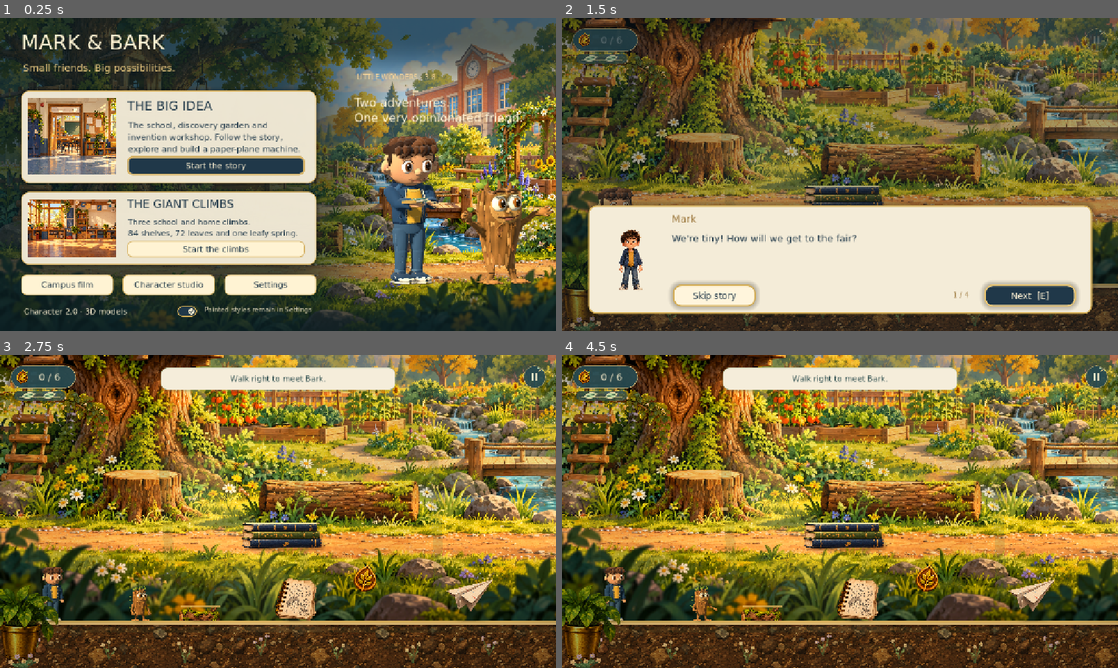
Above: before the commit, frames 1-4 (two rows, left to right).
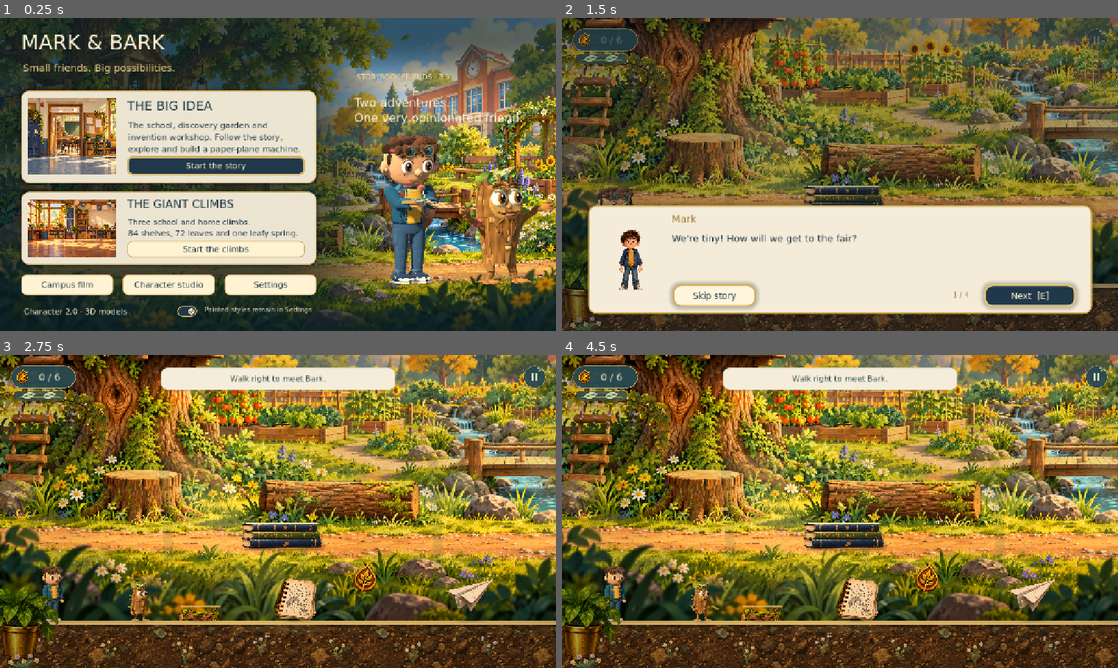
Above: after the commit, the same moments.

Repository: skhaze94-cloud/Mark-and-Bark
Game: Godot game, scene res://scenes/adventures.tscn
Same seed, same stepped clock (60 frames per second), same inputs: the game is played once before the commit and once after it.
Inputs:
- Up to frame 1 (0.25 s): no input
- Up to frame 2 (1.5 s): click "Start the story" at 0.5 s; click "Skip intro [E]" at 1.25 s
- Up to frame 3 (2.75 s): click "Skip story" at 2 s
- Up to frame 4 (4.5 s): click "0 / 6" at 2.75 s; click "Where next?" at 3.5 s; click "Skip story" at 4.25 s

The runs differ from the first frame. In frame 1, 2.7% of the frame differs, in the area x 64-100%, y 17-86%; in frame 2, 0.1%; in frame 3, 0.3%; in frame 4, 0.2%.

Commit message:
Release 3.9 Storybook Friends character redesign
Give Mark goggles, a moving scarf, satchel, freckles and teal clothing; give Bark a fuller living canopy, moss, mushrooms, blossom and acorn keepsake. Batch static accessories at their animation pivots and respect pause/reduced motion. Ship Android version 390 with the existing signing identity.

Validated the complete 1321-check suite, final 98-check 3D model suite, finishing motion checks, native studio preview and 84 exact APK resource checks. Physical-phone testing remains outstanding.

Diff:
--- a/project.godot
+++ b/project.godot
@@ -2,7 +2,7 @@
 
 [application]
 config/name="Mark & Bark: The Big Idea"
-config/version="3.8.0 The Secret Life of Little Things"
+config/version="3.9.0 Storybook Friends"
 config/icon="res://assets/app_icon.svg"
 run/main_scene="res://scenes/adventures.tscn"
 config/features=PackedStringArray("4.4", "GL Compatibility")
--- a/scripts/adventures.gd
+++ b/scripts/adventures.gd
@@ -26,7 +26,7 @@
 	whimsy=load("res://scripts/whimsy_layer.gd").new();whimsy.name="WhimsyLayer";whimsy.context="menu";whimsy.controller=self;add_child(whimsy)
 	label(self,"MARK & BARK",Rect2(48,28,780,65),47,"fff3d3")
 	label(self,"Small friends. Big possibilities.",Rect2(52,101,760,35),23,"f0ce83")
-	label(self,"LITTLE WONDERS · 3.8",Rect2(820,126,400,28),16,"f4d39a")
+	label(self,"STORYBOOK FRIENDS · 3.9",Rect2(820,126,400,28),16,"f4d39a")
 	card(Rect2(48,166,680,213))
 	picture("school_hub",Rect2(65,184,202,177))
 	label(self,"THE BIG IDEA",Rect2(292,184,407,40),29)
--- a/scripts/animation_studio.gd
+++ b/scripts/animation_studio.gd
@@ -24,7 +24,7 @@
 func _ready():
 	showcase="--showcase" in OS.get_cmdline_user_args()
 	label("MARK & BARK",Rect2(44,20,650,48),36)
-	label("CHARACTER 2.0  /  3D PERFORMANCE STUDIO  /  3.8",Rect2(47,72,900,30),17,Color("8a713f"))
+	label("CHARACTER 2.0  /  3D PERFORMANCE STUDIO  /  3.9",Rect2(47,72,900,30),17,Color("8a713f"))
 	button("All adventures",Rect2(1040,32,192,52),func():Adventures.go(Adventures.HOME))
 	headline=label("",Rect2(400,24,620,48),22);headline.horizontal_alignment=HORIZONTAL_ALIGNMENT_CENTER
 	label("MARK",Rect2(78,190,270,30),21)
--- a/scripts/characters/bark_model_3d.gd
+++ b/scripts/characters/bark_model_3d.gd
@@ -19,7 +19,7 @@
 		return
 	built = true
 	# Broad living-tree presence, with a modest height increase over the painting.
-	scale = Vector3(1.10,0.90,1.08)
+	scale = Vector3(1.16,0.96,1.12)
 	_materials()
 	var hips = _joint("hips", self, Vector3(0, 0.44, 0))
 	var spine = _joint("spine", hips, Vector3(0, 0.27, 0))
--- /dev/null
+++ b/scripts/characters/character_finishing_3d.gd
@@ -0,0 +1,139 @@
+extends Node3D
+## Joint-mounted sculptural details. Updated only by the character presenter.
+var tails=[]
+var leaves=[]
+var clock=0.0
+var role="mark"
+var materials={}
+var pieces=[]
+
+func mat(id,colour,metal=0.0):
+ if materials.has(id):return materials[id]
+ var m=StandardMaterial3D.new();m.albedo_color=Color(colour);m.roughness=.73;m.metallic=metal
+ if metal>0:m.roughness=.32
+ materials[id]=m;return m
+
+func oval(parent,at,radius,material):
+ var mesh=SphereMesh.new();mesh.radius=1;mesh.height=2;mesh.radial_segments=12;mesh.rings=7
+ var part=MeshInstance3D.new();part.mesh=mesh;part.material_override=material;part.position=at;part.scale=radius;parent.add_child(part);pieces.append(part);return part
+
+func rod(parent,a,b,r,material):
+ var mesh=CylinderMesh.new();mesh.top_radius=r;mesh.bottom_radius=r;mesh.height=a.distance_to(b);mesh.radial_segments=8
+ var part=MeshInstance3D.new();part.mesh=mesh;part.material_override=material;part.position=(a+b)*.5;part.quaternion=Quaternion(Vector3.UP,(b-a).normalized());parent.add_child(part);pieces.append(part);return part
+
+func ring(parent,at,r,thickness,material):
+ var mesh=TorusMesh.new();mesh.inner_radius=r-thickness;mesh.outer_radius=r+thickness;mesh.rings=20;mesh.ring_segments=8
+ var part=MeshInstance3D.new();part.mesh=mesh;part.material_override=material;part.position=at;part.rotation.x=PI/2;parent.add_child(part);pieces.append(part);return part
+
+func pivot(parent,at):
+ var p=Node3D.new();p.position=at;parent.add_child(p);return p
+
+func leaf(parent,at,angle,length_value,width,material):
+ var p=pivot(parent,at);p.rotation=angle
+ var st=SurfaceTool.new();st.begin(Mesh.PRIMITIVE_TRIANGLES)
+ var a=Vector3(0,0,0);var b=Vector3(-width,length_value*.48,.025);var c=Vector3(0,length_value*.52,.07);var d=Vector3(width,length_value*.48,.025);var e=Vector3(0,length_value,0)
+ for v in [a,c,b,b,c,e,e,c,d,d,c,a]:st.add_vertex(v)
+ st.generate_normals();var m=MeshInstance3D.new();m.mesh=st.commit();m.material_override=material;p.add_child(m);pieces.append(m)
+ rod(p,a+Vector3(0,0,.006),c+Vector3(0,0,.006),.004,mat("vein","cfcd7a"))
+ rod(p,c+Vector3(0,0,.006),e,.003,mat("vein","cfcd7a"));return p
+
+func build(model,kind):
+ role=kind
+ if role=="mark":mark_details(model)
+ else:bark_details(model)
+ batch(model)
+
+func mark_details(model):
+ var head=model.joints.head;var spine=model.joints.spine
+ mat("scarf","bd5345").cull_mode=BaseMaterial3D.CULL_DISABLED
+ var brass=mat("brass","dbb96e",.65);var leather=mat("leather","9c563b");var stitch=mat("stitch","f0d39a")
+ # Goggles sit over the hairline; recessed teal glass and raised rims have depth.
+ rod(head,Vector3(-.31,.235,.08),Vector3(-.24,.235,.245),.028,leather)
+ rod(head,Vector3(.31,.235,.08),Vector3(.24,.235,.245),.028,leather)
+ for x in [-.135,.135]:
+  oval(head,Vector3(x,.235,.245),Vector3(.105,.082,.028),leather)
+  ring(head,Vector3(x,.235,.27),.075,.012,brass)
+  oval(head,Vector3(x,.235,.277),Vector3(.062,.062,.012),mat("glass","3f9eaa",.25))
+  oval(head,Vector3(x-.021,.26,.291),Vector3(.018,.008,.004),stitch)
+ rod(head,Vector3(-.05,.235,.278),Vector3(.05,.235,.278),.014,brass)
+ for side in [-1,1]:
+  for i in range(3):oval(head,Vector3(side*(.18+i*.027),-.105+(i%2)*.022,.221-i*.009),Vector3(.007,.008,.004),mat("freckles","ad704e"))
+ # A soft red neckerchief creates a clear colour accent at gameplay size.
+ oval(spine,Vector3(0,.355,.035),Vector3(.17,.075,.115),mat("scarf","bd5345"))
+ oval(spine,Vector3(.13,.315,.16),Vector3(.065,.062,.05),mat("scarflight","ea8260"))
+ for i in range(2):
+  var p=pivot(spine,Vector3(.13+i*.035,.31,.12));p.rotation.z=-.55-i*.2
+  leaf(p,Vector3.ZERO,Vector3(PI,0,0),.34-i*.07,.065,mat("scarf","bd5345"));tails.append(p)
+ # Cross-body leather strap and rounded, gusseted notebook satchel.
+ rod(spine,Vector3(-.23,.26,.16),Vector3(.23,-.23,.19),.026,leather)
+ var bag=pivot(spine,Vector3(.27,-.19,-.035))
+ oval(bag,Vector3.ZERO,Vector3(.15,.20,.115),leather)
+ oval(bag,Vector3(0,.065,.088),Vector3(.158,.11,.043),mat("flap","be7950"))
+ ring(bag,Vector3(0,.015,.135),.024,.007,brass)
+ for i in range(7):oval(bag,Vector3(-.11+i*.036,.09,.127),Vector3(.007,.003,.003),stitch)
+ # A small enamel star pin, visible on the opposite lapel.
+ var pin=pivot(spine,Vector3(-.225,.15,.175))
+ oval(pin,Vector3.ZERO,Vector3(.049,.049,.012),brass)
+ oval(pin,Vector3(0,0,.011),Vector3(.034,.034,.009),mat("pin","4b9d90"))
+ for i in range(4):
+  var angle=i*PI/2
+  rod(pin,Vector3.ZERO+Vector3(0,0,.024),Vector3(cos(angle)*.023,sin(angle)*.023,.024),.004,stitch)
+
+func bark_details(model):
+ var crown=model.joints.crown;var spine=model.joints.spine
+ var green=mat("emerald","49825b");green.cull_mode=BaseMaterial3D.CULL_DISABLED
+ var lime=mat("lime","a6b85f");lime.cull_mode=BaseMaterial3D.CULL_DISABLED
+ var copper=mat("copper","d3924d");copper.cull_mode=BaseMaterial3D.CULL_DISABLED
+ for i in range(11):
+  var a=i*2.39996
+  var p=leaf(crown,Vector3(cos(a)*.22,.04+(i%3)*.035,sin(a)*.17),Vector3(sin(a)*.85,a,cos(a)*-.95),.24+(i%3)*.035,.085,[green,lime,copper][i%3])
+  leaves.append({"node":p,"rest":p.rotation,"phase":float(i)})
+ # Moss pads follow the woody shoulder contours, away from the facial panel.
+ for side in [-1,1]:
+  for i in range(5):oval(spine,Vector3(side*(.25+i*.013),.35-i*.052,-.09),Vector3(.065,.047,.065),green if i%2 else lime)
+ # Two little shelf mushrooms have ivory stalks, curved caps and raised spots.
+ for i in range(2):
+  var p=pivot(spine,Vector3(-.30-i*.07,.36-i*.08,.025))
+  rod(p,Vector3.ZERO,Vector3(-.025,.11,0),.017,mat("stem","ead8af"))
+  oval(p,Vector3(-.025,.11,0),Vector3(.082,.045,.065),mat("cap","c9664b"))
+  for n in range(3):oval(p,Vector3(-.06+n*.035,.143,.012),Vector3(.009,.004,.009),mat("stem","ead8af"))
+ # A tiny acorn on a cord gives the tree a personal keepsake.
+ var cord=mat("cord","755139")
+ rod(spine,Vector3(-.19,.39,.25),Vector3(0,.03,.29),.009,cord)
+ rod(spine,Vector3(.19,.39,.25),Vector3(0,.03,.29),.009,cord)
+ oval(spine,Vector3(0,-.015,.31),Vector3(.055,.073,.043),mat("acorn","dfb466"))
+ oval(spine,Vector3(0,.033,.31),Vector3(.064,.028,.049),mat("acorncap","795335"))
+ rod(spine,Vector3(0,.05,.31),Vector3(.014,.08,.31),.01,cord)
+ # A small living blossom behind the crown, with individually cupped petals.
+ var flower=pivot(crown,Vector3(.22,.20,-.04))
+ for i in range(5):
+  var a=i*TAU/5
+  oval(flower,Vector3(cos(a)*.046,sin(a)*.046,0),Vector3(.036,.036,.013),mat("petal","f1d6a4"))
+ oval(flower,Vector3(0,0,.017),Vector3(.025,.025,.015),mat("pollen","d79d3e"))
+
+func advance(delta,motion,still,reduced):
+ if still:return
+ if not reduced:clock+=delta
+ var speed=clampf(absf(motion.x)/260.0,0,1)
+ for i in range(tails.size()):
+  tails[i].rotation.x=0 if reduced else -.15-speed*.7+sin(clock*6-i)*(.07+speed*.1)
+  tails[i].rotation.z=-.55-i*.2+(0 if reduced else sin(clock*3.5-i)*.08)
+ for item in leaves:
+  item.node.rotation=item.rest if reduced else item.rest+Vector3(sin(clock*2.7+item.phase)*(.035+speed*.06),0,cos(clock*3.1+item.phase)*.035)
+
+func batch(model):
+ var boundaries=model.joints.values()+tails
+ for item in leaves:boundaries.append(item.node)
+ var groups={}
+ for part in pieces:
+  var anchor=part.get_parent()
+  while anchor!=model and not anchor in boundaries:anchor=anchor.get_parent()
+  var key=str(anchor.get_instance_id())+":"+str(part.material_override.get_instance_id())
+  if not groups.has(key):groups[key]={"anchor":anchor,"parts":[]}
+  groups[key].parts.append(part)
+ for group in groups.values():
+  var st=SurfaceTool.new();st.begin(Mesh.PRIMITIVE_TRIANGLES)
+  for part in group.parts:st.append_from(part.mesh,0,group.anchor.global_transform.affine_inverse()*part.global_transform)
+  var mesh=MeshInstance3D.new();mesh.mesh=st.commit();mesh.material_override=group.parts[0].material_override;group.anchor.add_child(mesh)
+  for part in group.parts:part.get_parent().remove_child(part);part.free()
+ pieces.clear()
--- a/scripts/characters/character_presenter_3d.gd
+++ b/scripts/characters/character_presenter_3d.gd
@@ -10,6 +10,7 @@
 var carrier: Node3D
 var model: Node3D
 var camera: Camera3D
+var finishing: Node3D
 var performance: Node
 var display: Sprite2D
 var role: String = "mark"
@@ -115,6 +116,9 @@
 	carrier.add_child(model)
 	if model.has_method("build"):
 		model.build()
+	finishing = preload("res://scripts/characters/character_finishing_3d.gd").new()
+	model.add_child(finishing)
+	finishing.build(model,role)
 	performance.bind_model(model)
 	_built_role = role
 	_request_frame = true
@@ -158,6 +162,7 @@
 	performance.pose_hint = owner_actor.displayed_pose
 	performance.drive(owner_actor.mode, owner_actor.grounded, owner_actor.motion, owner_actor.cadence)
 	performance.advance(delta)
+	finishing.advance(delta * owner_actor.playback_rate, owner_actor.motion, still, reduced)
 	var on_screen: bool = owner_actor.is_visible_in_tree() and _on_screen()
 	if not on_screen:
 		viewport.render_target_update_mode = SubViewport.UPDATE_DISABLED
--- a/scripts/characters/mark_model_3d.gd
+++ b/scripts/characters/mark_model_3d.gd
@@ -23,7 +23,7 @@
 	var spine = _joint("spine", hips, Vector3(0, 0.40, 0))
 	var neck = _joint("neck", spine, Vector3(0, 0.40, 0))
 	var head = _joint("head", neck, Vector3(0, 0.28, 0.015))
-	head.scale = Vector3.ONE * 1.12
+	head.scale = Vector3.ONE * 1.16
 	var coat = _joint("coat", spine, Vector3.ZERO)
 	var crown = _joint("crown", head, Vector3(0, 0.20, 0))
 	_build_body(spine, coat, neck, hips)
@@ -119,8 +119,8 @@
 	return _mesh(parent, geometry, material)
 
 func _build_body(spine: Node3D, coat: Node3D, neck: Node3D, hips: Node3D) -> void:
-	var jacket = _mat("jacket", "294762")
-	var blue_light = _mat("jacket_light", "365976")
+	var jacket = _mat("jacket", "265a70")
+	var blue_light = _mat("jacket_light", "428296")
 	var blue_dark = _mat("jacket_dark", "1a3048")
 	var denim = _mat("denim", "3c5a70")
 	var ochre = _mat("shirt", "e5ad38")
@@ -177,8 +177,8 @@
 
 func _build_arm(spine: Node3D, side: String) -> void:
 	var sign: float = -1.0 if side == "near" else 1.0
-	var jacket = _mat("jacket", "294762")
-	var blue_light = _mat("jacket_light", "365976")
+	var jacket = _mat("jacket", "265a70")
+	var blue_light = _mat("jacket_light", "428296")
 	var rib = _mat("jacket_dark", "1a3048")
 	var skin = _mat("skin", "e9aa73")
 	var shoulder = _joint("shoulder_"+side, spine, Vector3(sign*0.31,0.24,0))
Not shown, changed: export_presets.cfg
Not shown, changed: README.md
Not shown, added: docs/CHARACTERS_3_9.md
Not shown, changed: tools/verify_android.py
